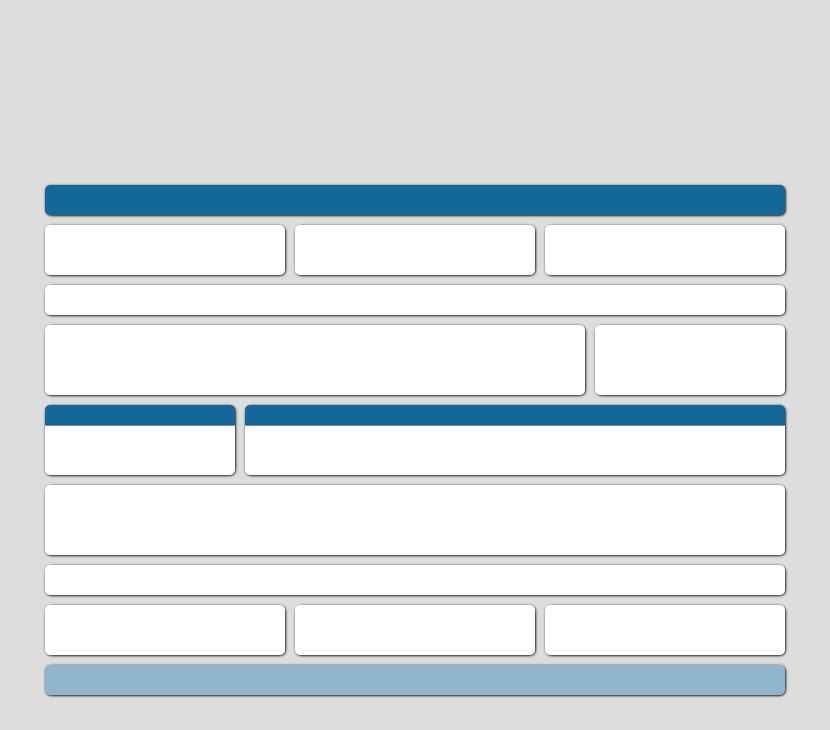
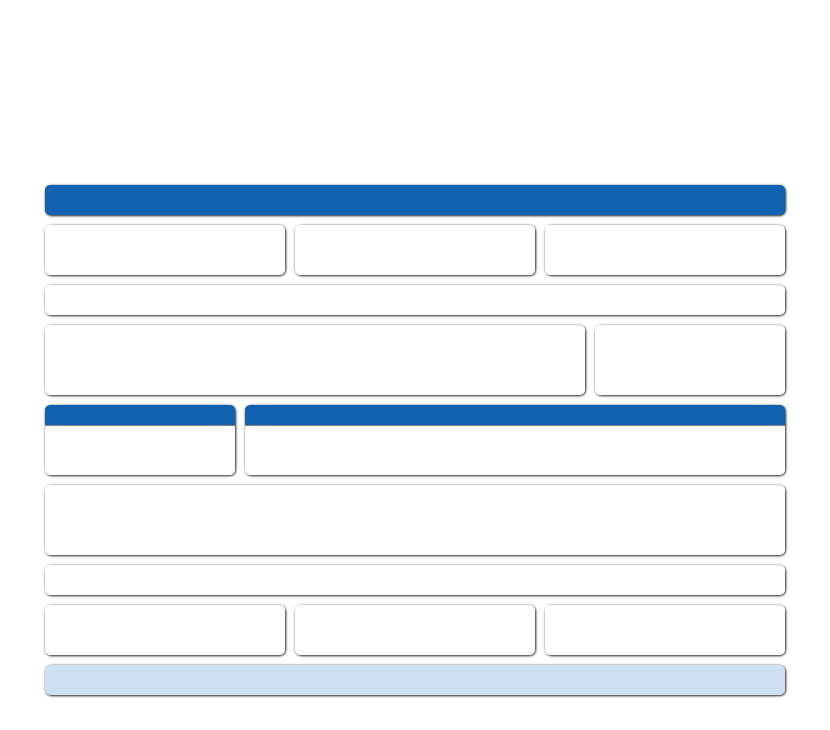
The second 830 x 730 image is a revision of the first. Changes to its layers:
painted on "navbar" over [45, 185, 785, 215]
painted on "footer" over [45, 665, 785, 695]
painted on "Background" over [0, 0, 830, 730]
